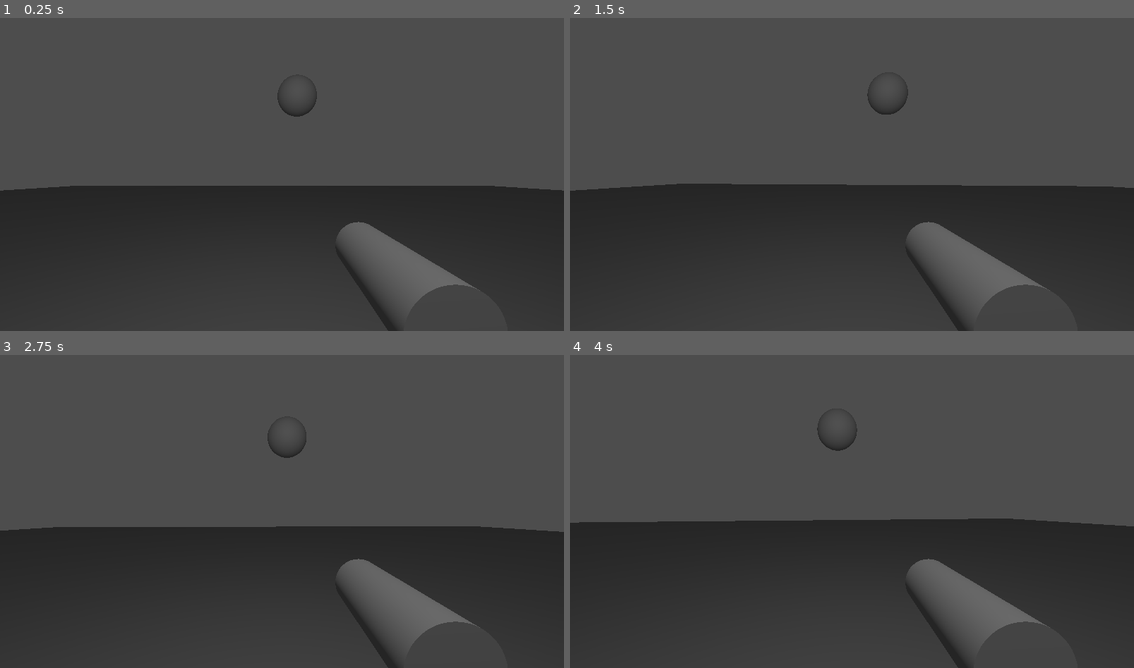
Above: before the commit, frames 1-4 (two rows, left to right).
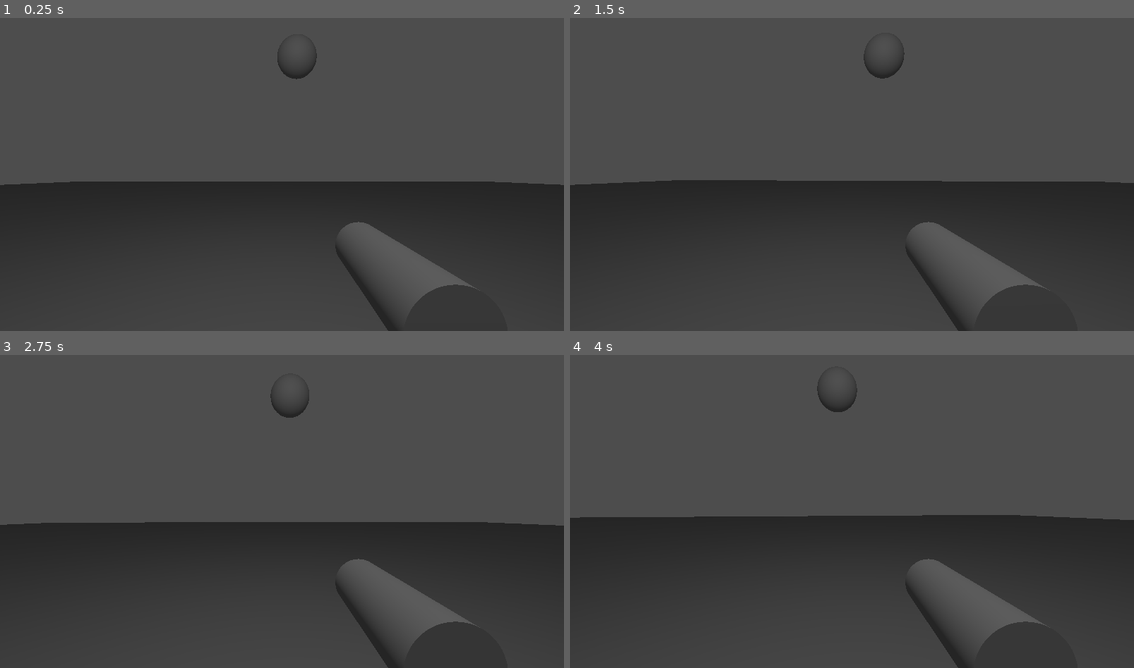
Above: after the commit, the same moments.

Repository: matheusfillipe/duckhunt
Game: Godot game, scene res://main.tscn
The game is run twice, just before and just after one commit, with the same random seed, the same clock (stepped at 60 frames per second) and the same inputs.
Inputs (mouse positions are in pixels of both pictures, inside the frame that each line leads up to):
- Up to frame 1 (0.25 s): no input
- Up to frame 2 (1.5 s): move the mouse to (880, 171) at 0.52 s; tap Enter at 1.25 s; move the mouse to (823, 174) at 1.27 s
- Up to frame 3 (2.75 s): move the mouse to (293, 505) at 2.02 s
- Up to frame 4 (4 s): tap Space at 2.75 s; move the mouse to (846, 514) at 2.77 s; move the mouse to (891, 514) at 3.52 s

The runs differ from the first frame. In frame 1, 1.7% of the frame differs, in the area x 0-100%, y 9-56%; in frame 2, 1.6%; in frame 3, 1.7%, in the area x 0-100%, y 10-57%; in frame 4, 1.7%.

Commit message:
Add camera shake

Diff:
--- /dev/null
+++ b/Camera.gd
@@ -0,0 +1,34 @@
+extends Camera3D
+
+@onready var noise = FastNoiseLite.new()
+
+@export_range(0, 2) var amplitude: float = 0.5
+@export_range(0, 2) var trauma: float = 0.8
+
+var trauma_power = 2
+var NOISE_SPEED = 50
+var _noise_y = 0
+
+
+func _ready():
+	randomize()
+	noise.seed = randi()
+	noise.noise_type = FastNoiseLite.TYPE_PERLIN
+	Input.mouse_mode = Input.MOUSE_MODE_CAPTURED
+
+
+func _shake():
+	var amount = pow(trauma, trauma_power)
+	position = (
+		Vector3(
+			noise.get_noise_2d(noise.seed, _noise_y),
+			noise.get_noise_2d(noise.seed*2, _noise_y),
+			0,
+		)
+		* amplitude * amount
+	)
+
+
+func _physics_process(delta: float):
+	_noise_y += delta * NOISE_SPEED
+	_shake()
--- a/Player.tscn
+++ b/Player.tscn
@@ -1,7 +1,8 @@
-[gd_scene load_steps=4 format=3 uid="uid://cibwodbwmqi8p"]
+[gd_scene load_steps=5 format=3 uid="uid://cibwodbwmqi8p"]
 
 [ext_resource type="Script" path="res://Player.gd" id="1_5hmeo"]
 [ext_resource type="PackedScene" uid="uid://btp48tuirs2pt" path="res://gun.tscn" id="1_5p42e"]
+[ext_resource type="Script" path="res://Camera.gd" id="2_gohsh"]
 
 [sub_resource type="CapsuleShape3D" id="CapsuleShape3D_c0k78"]
 height = 3.0
@@ -14,6 +15,9 @@
 
 [node name="Camera3D" type="Camera3D" parent="."]
 transform = Transform3D(1, 0, 0, 0, 1, 0, 0, 0, 1, 0, 1, 0)
+script = ExtResource("2_gohsh")
+amplitude = 0.5
+trauma = 0.816
 
 [node name="MeshInstance3D" parent="Camera3D" instance=ExtResource("1_5p42e")]
 transform = Transform3D(1, 0, 0, 0, -4.37114e-08, -1, 0, 1, -4.37114e-08, 0.330761, -0.313553, -0.643364)
Not shown, added: .gitignore
